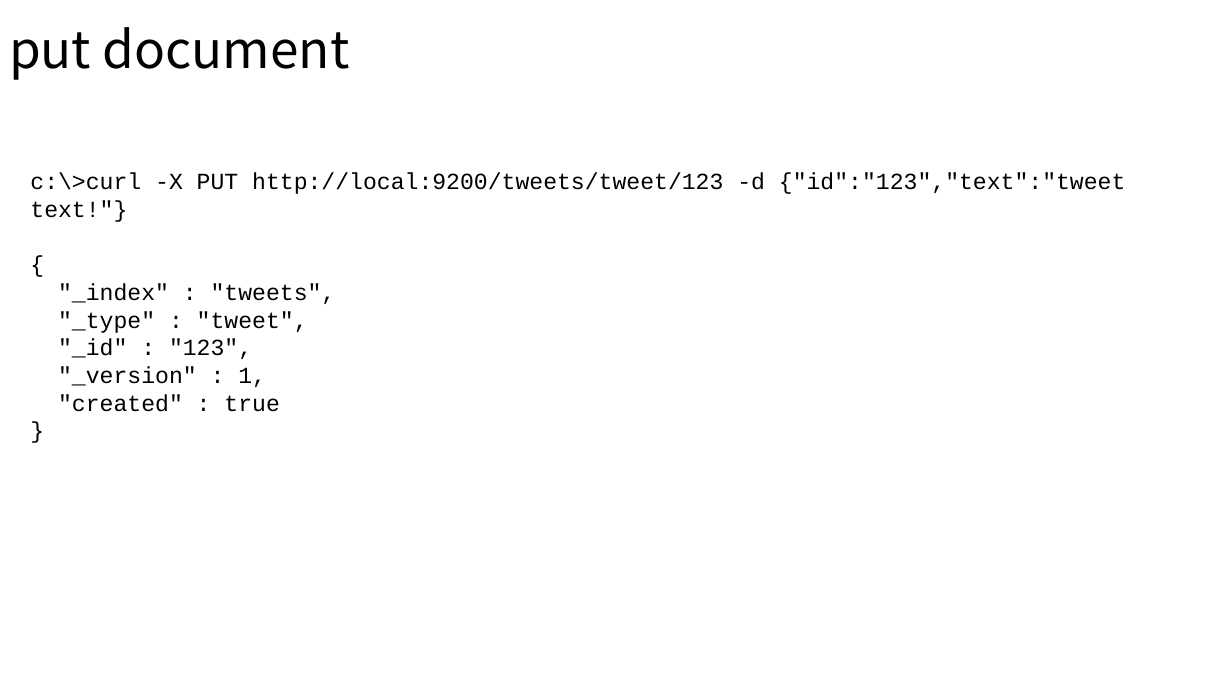
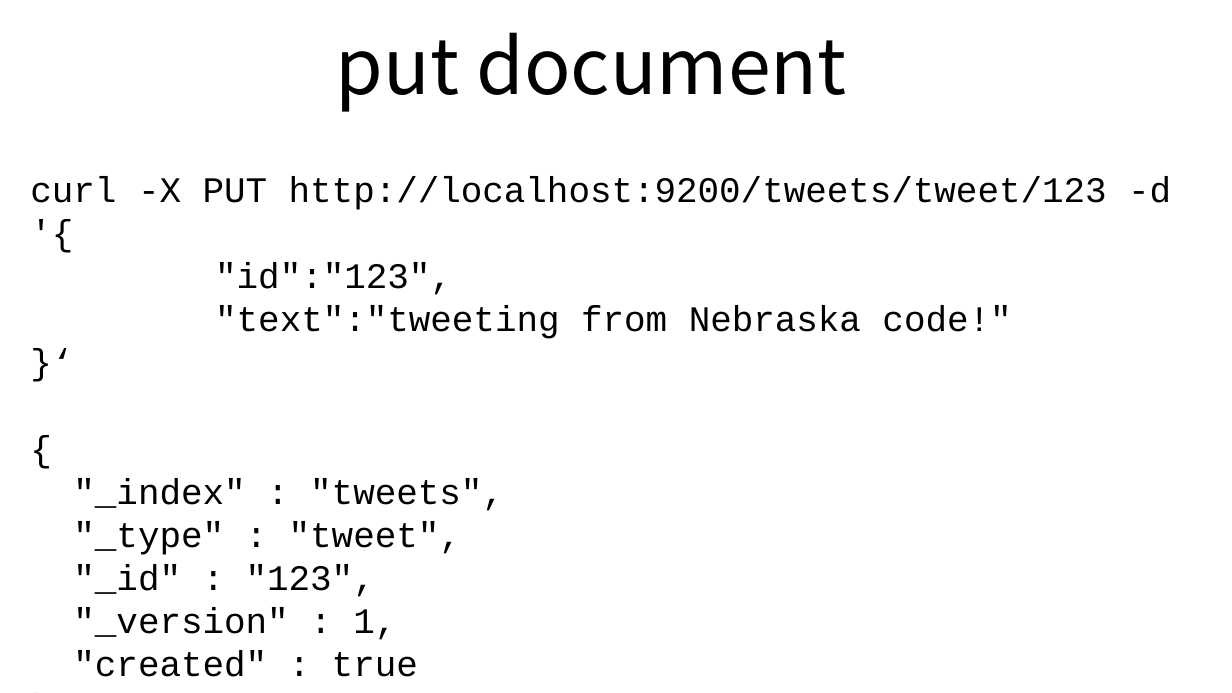
Before and after one commit to andypryor/start_your_search_engines, a slide deck: slide 13 of start_search_engines.pptx (slide 19 before the commit). Drawn at 1232x693 pixels with LibreOffice and Linux fonts; fonts in the diff are those of the drawing. Boxes give left, top, right and bottom in pixels: in the first picture for what was removed or moved away, otherwise in the second. Text is boxed around its words. In the diff, an @@ line names an element or a change of style, - is before the commit and + after.

```diff
--- a/start_search_engines.pptx
+++ b/start_search_engines.pptx
@@ text "put document" at [336, 32, 846, 112]: size 40 to 60 pt; alignment left to centre @@
@@ text at [30, 176, 1171, 339]: text changed; size 18 to 28 pt @@
-c:\>curl -X PUT http://local:9200/tweets/tweet/123 -d {"id":"123","text":"tweet text!"}
+curl -X PUT http://localhost:9200/tweets/tweet/123 -d '{
+"id":"123",
+"text":"tweeting from Nebraska code!"
+}‘
@@ text at [73, 478, 504, 677]: size 18 to 28 pt in "{", ""_index" : "tweets",", ""_type" : "tweet",", ""_id" : "123"," and 3 more places @@
```
Also in this commit, not shown: 11 other slides changed, 25 slides added, 5 slides removed, 15 other files.
